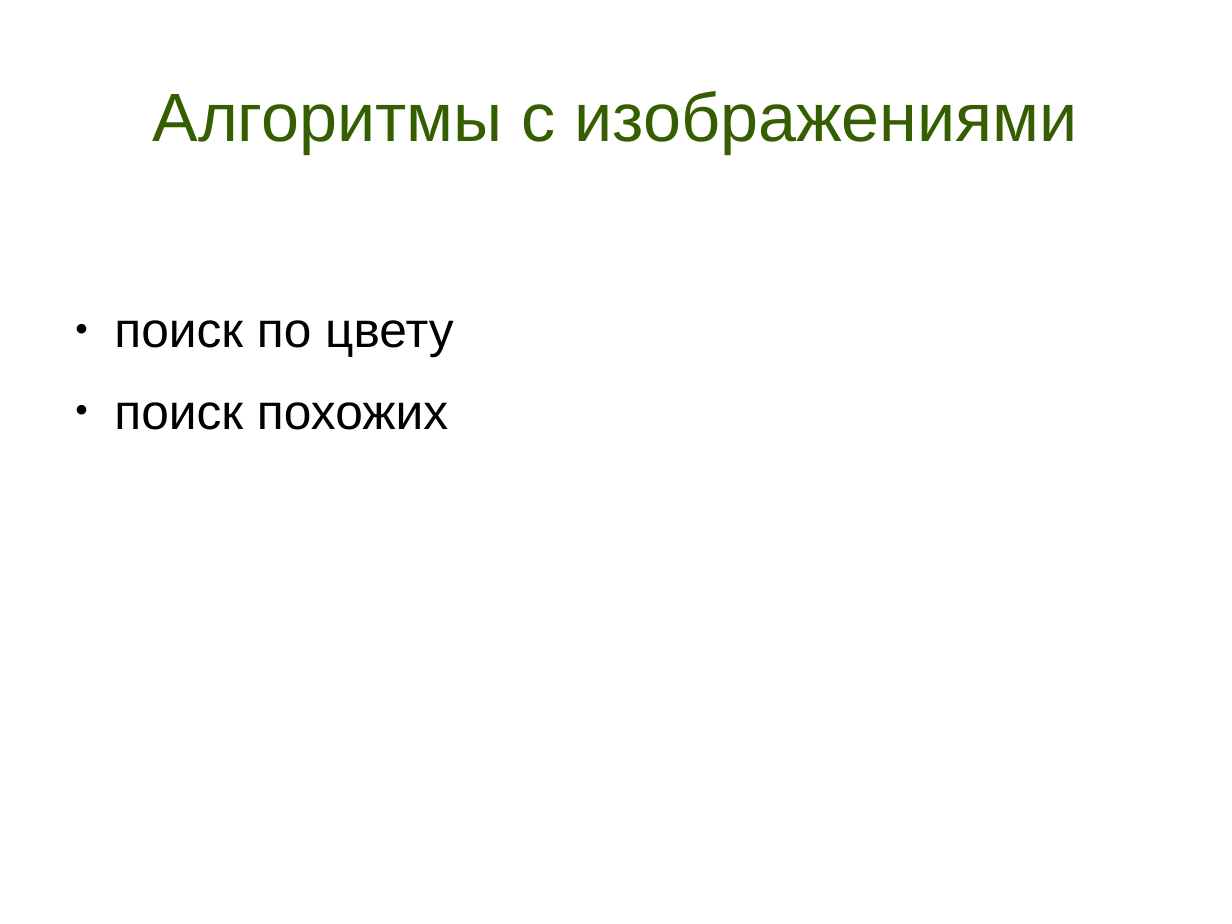
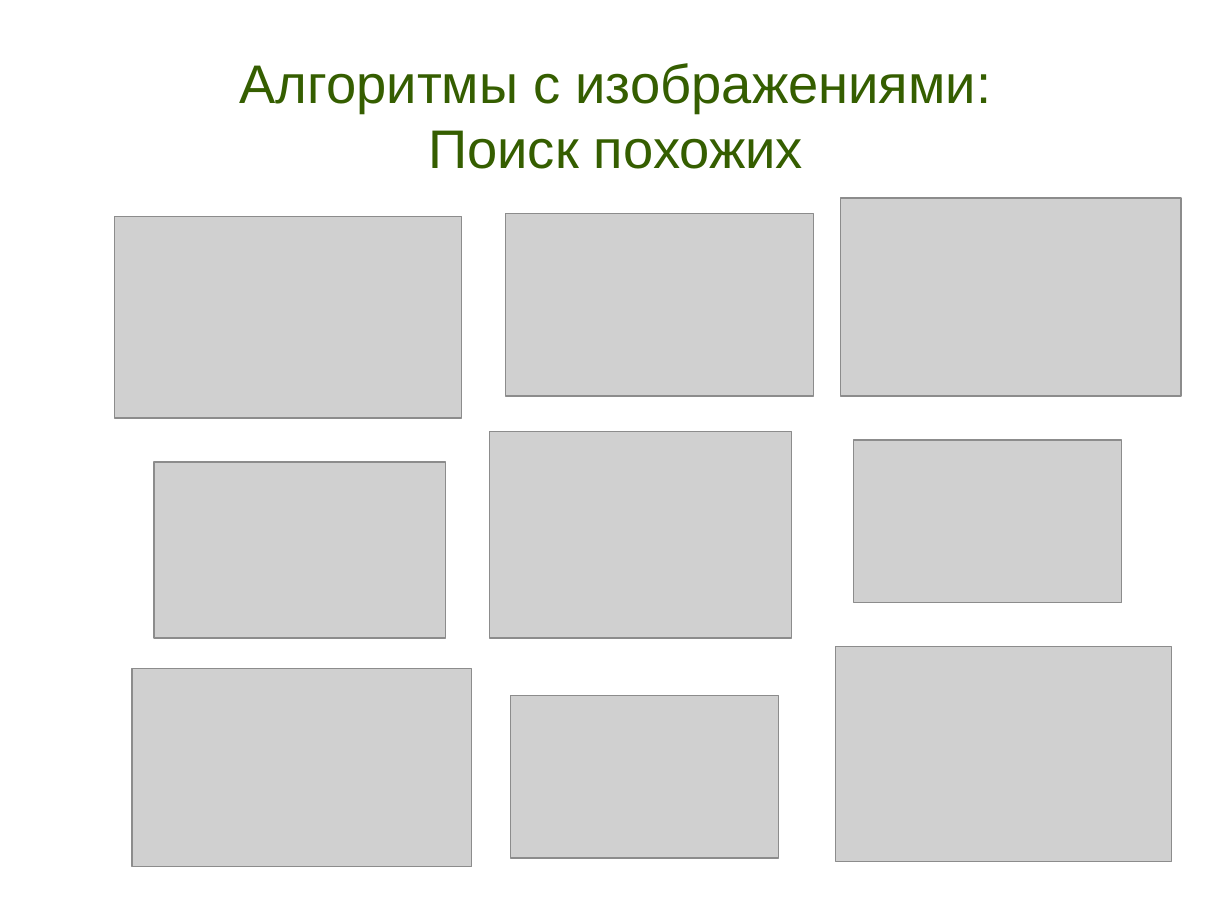
Before and after one commit to tipe/searchbycolor, a slide deck: slide 11 of Presentation.odp (slide 8 before the commit). Drawn at 1232x924 pixels with LibreOffice and Linux fonts; fonts in the diff are those of the drawing; grey boxes stand for pictures. Boxes give left, top, right and bottom in pixels: in the first picture for what was removed or moved away, otherwise in the second. Text is boxed around its words. In the diff, an @@ line names an element or a change of style, - is before the commit and + after.

```diff
--- a/Presentation.odp
+++ b/Presentation.odp
@@ title at [240, 63, 991, 169]: text changed; size 44 to 35 pt @@
-Алгоритмы с изображениями
+Алгоритмы с изображениями:
+Поиск похожих
@@ picture added at [841, 198, 1182, 396] @@
@@ picture added at [114, 216, 462, 418] @@
@@ picture added at [506, 214, 815, 396] @@
@@ text removed at [114, 320, 453, 430] @@
-● поиск по цвету
-● поиск похожих
@@ picture added at [490, 432, 792, 638] @@
@@ picture added at [854, 440, 1122, 604] @@
@@ picture added at [154, 462, 446, 637] @@
@@ picture added at [836, 647, 1172, 862] @@
@@ picture added at [132, 669, 472, 866] @@
@@ picture added at [511, 695, 779, 859] @@
```
Also in this commit, not shown: 5 other slides changed, 1 slide added, 1 slide removed, 6 other files.
